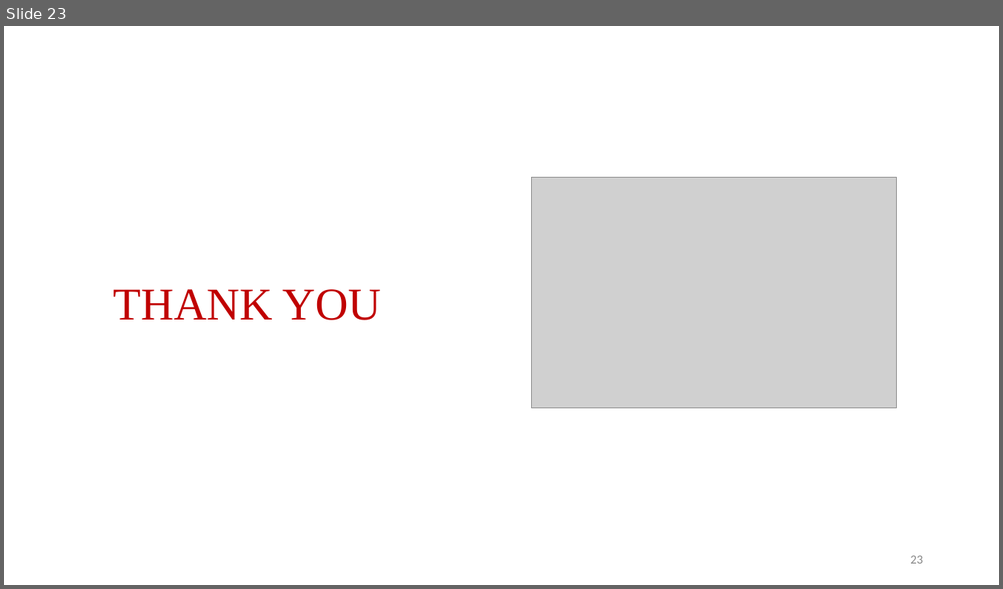
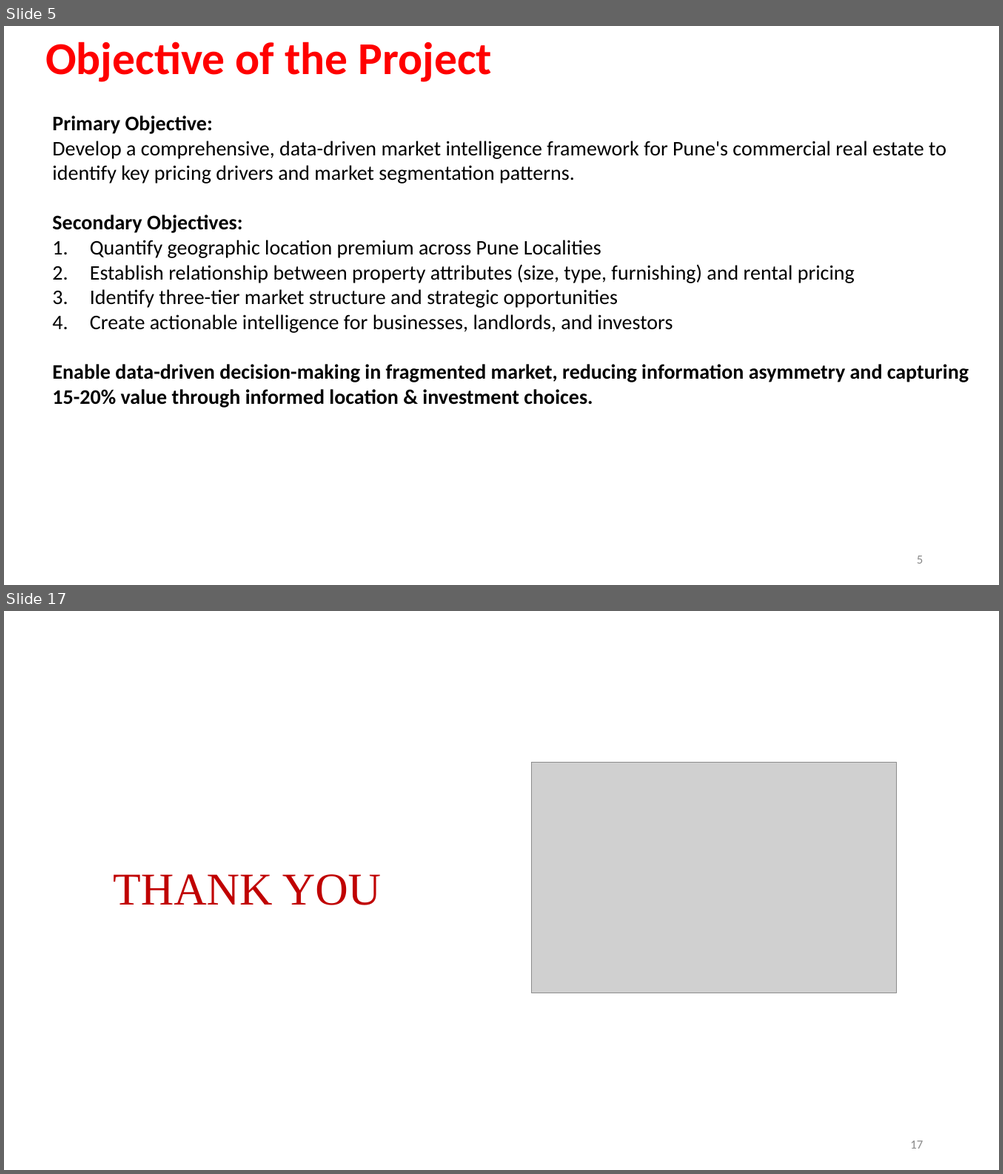
Before and after one commit to Rohit-Girhe/Web-Scrapping-Project, a slide deck: Webscrapping.pptx. Shown one above the other, each under a label of ours: slide 23 before the commit, slides 5 and 17 after it; the slides between them are not shown. The pictures are 1003x589 and 1003x1174 pixels, drawn with LibreOffice and Linux fonts; fonts in the diff are those of the drawing; grey boxes stand for pictures; background and template pictures are left out. Boxes give left, top, right and bottom in pixels: in the first picture for what was removed or moved away, otherwise in the second. Text is boxed around its words. In the diff, an @@ line names an element or a change of style, - is before the commit and + after.

```diff
--- a/Webscrapping.pptx
+++ b/Webscrapping.pptx
@@ slide 5 added at (x1=4, y1=26, x2=999, y2=585), background #FFFFFF @@
@@ text added at (x1=45, y1=42, x2=492, y2=82), 44 pt, text #FF0000, bold @@
+Objective of the Project
@@ text added at (x1=52, y1=116, x2=968, y2=408), 20 pt, text #000000 @@
+Primary Objective:
+Develop a comprehensive, data-driven market intelligence framework for Pune's commercial real estate to identify key pricing drivers and market segmentation patterns.
+Secondary Objectives:
+1. Quantify geographic location premium across Pune Localities
+2. Establish relationship between property attributes (size, type, furnishing) and rental pricing
+3. Identify three-tier market structure and strategic opportunities
+4. Create actionable intelligence for businesses, landlords, and investors
+Enable data-driven decision-making in fragmented market, reducing information asymmetry and capturing 15-20% value through informed location & investment choices.
@@ page number added at (x1=916, y1=556, x2=922, y2=564), 12 pt, text #888888 @@
+5
@@ what was slide 23 is now slide 17 @@
@@ page number at (x1=910, y1=1141, x2=922, y2=1149): text changed @@
-23
+17
```
Also in this commit, not shown: 2 slides changed, 13 other slides added, 20 slides removed, 22 other files.
